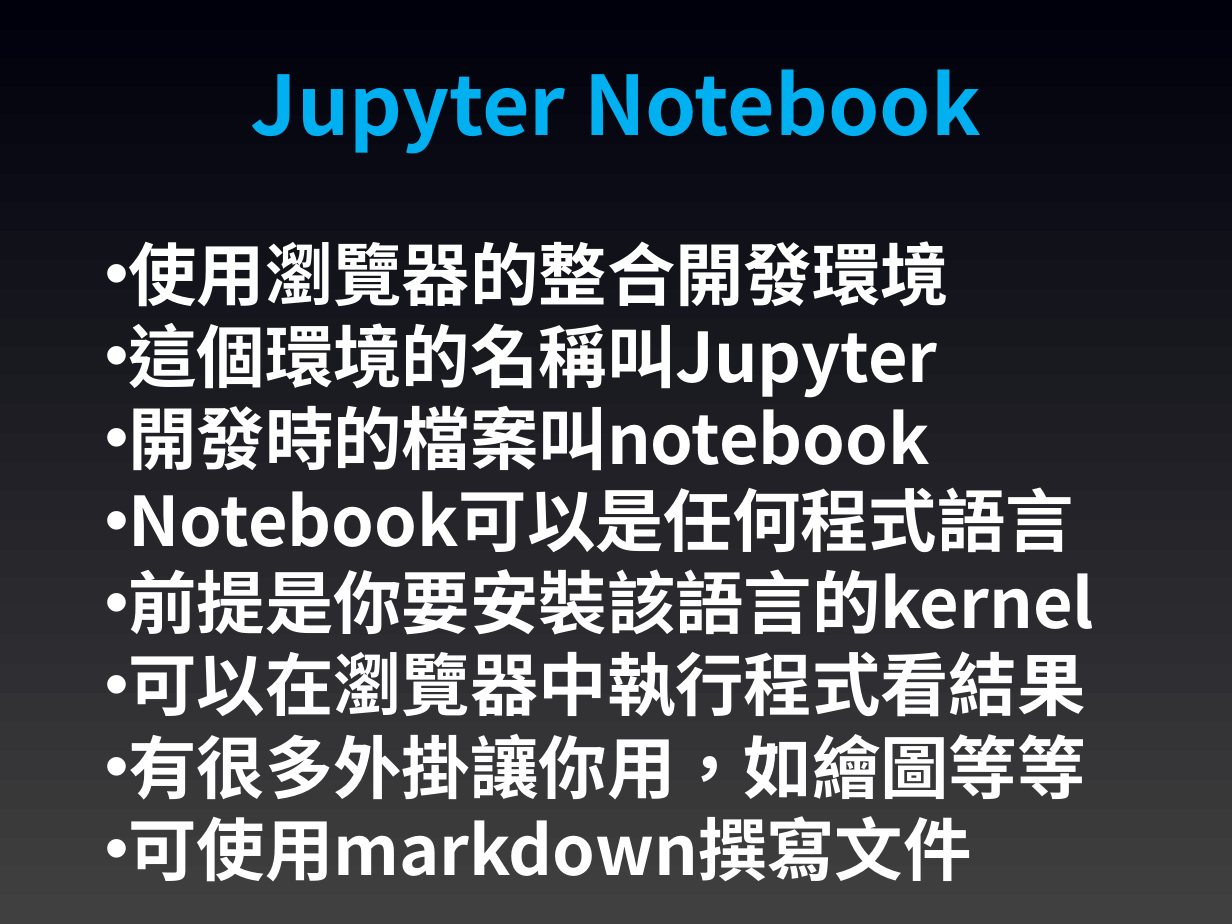
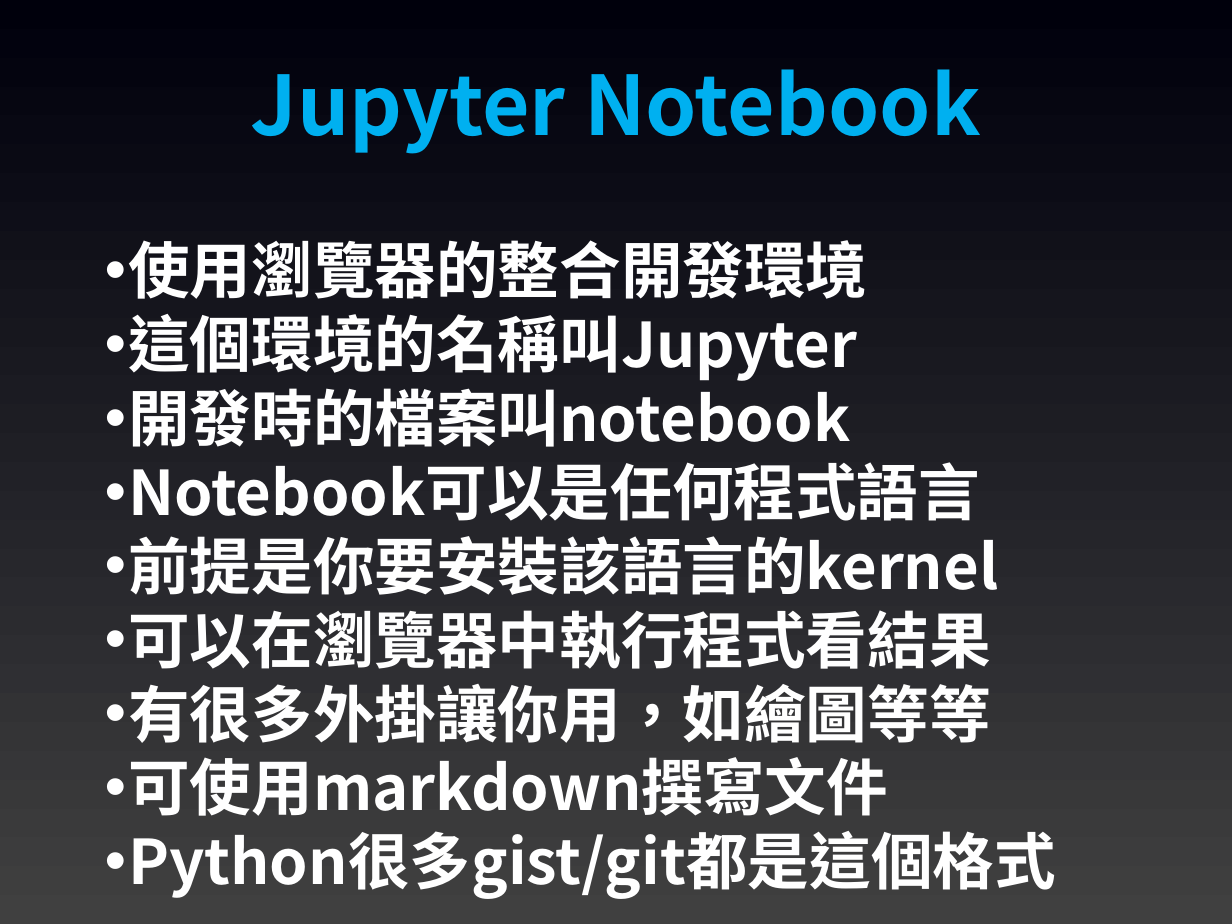
Before and after one commit to joshhu/cht_pytorch_201910, a slide deck: slide 24 of 00 - Pytorch環境介紹.pptx. Drawn at 1232x924 pixels with LibreOffice and Linux fonts; fonts in the diff are those of the drawing. Boxes give left, top, right and bottom in pixels: in the first picture for what was removed or moved away, otherwise in the second. Text is boxed around its words. In the diff, an @@ line names an element or a change of style, - is before the commit and + after.

```diff
--- a/00 - Pytorch環境介紹.pptx
+++ b/00 - Pytorch環境介紹.pptx
@@ text at bbox=[128, 240, 998, 816]: size 40 to 36 pt in "使用瀏覽器的整合開發環境", "這個環境的名稱叫Jupyter", "開發時的檔案叫notebook", "Notebook可以是任何程式語言" and 4 more places @@
@@ text at bbox=[128, 831, 1056, 899]: paragraph added @@
+• Python很多gist/git都是這個格式
```
Also in this commit, not shown: 8 other slides changed, 2 other files.
